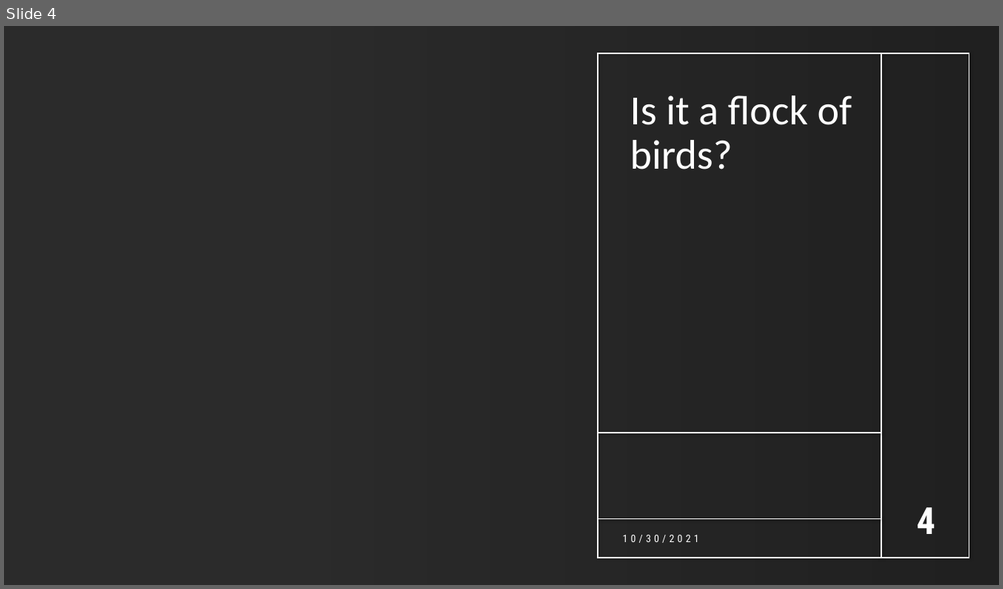
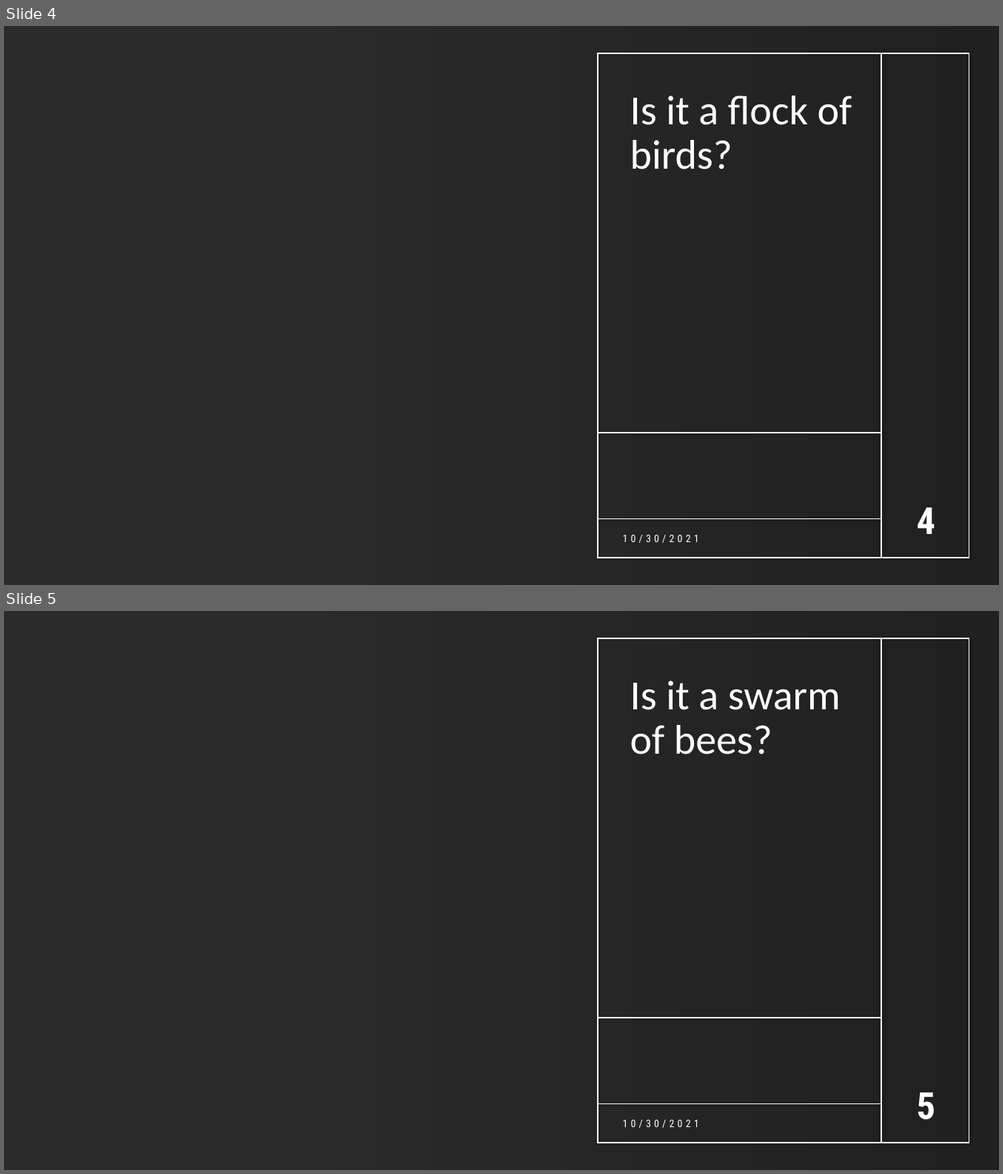
Before and after one commit to MerrionComputing/Presentations, a slide deck: Your system is an animal.pptx. Shown one above the other, each under a label of ours: slide 4 before the commit, slides 4 and 5 after it. The pictures are 1003x589 and 1003x1174 pixels, drawn with LibreOffice and Linux fonts; fonts in the diff are those of the drawing; background and template pictures are left out; a plain dark background stands for a picture behind light text. Boxes give left, top, right and bottom in pixels: in the first picture for what was removed or moved away, otherwise in the second. Text is boxed around its words. In the diff, an @@ line names an element or a change of style, - is before the commit and + after.

Commit message:
Added closing slide

```diff
--- a/Your system is an animal.pptx
+++ b/Your system is an animal.pptx
@@ slide 5 added at (4, 611, 999, 1170), background picture (left out) @@
@@ rectangle added at (4, 611, 999, 1170), fill #FFFFFF @@
@@ rectangle added at (327, 611, 999, 1170), fill gradient #000000 @@
@@ rectangle added at (598, 638, 969, 1144), outline #FFFFFF 1 pt @@
@@ line added from (881, 638) to (881, 1143), #FFFFFF 1 pt @@
@@ title added at (630, 681, 840, 755), 40 pt, text #FFFFFF @@
+Is it a swarm of bees?
@@ line added from (598, 1019) to (881, 1019), #FFFFFF 1 pt @@
@@ page number added at (916, 1093, 935, 1120), 36 pt, text #FFFFFF, bold @@
+5
@@ line added from (598, 1104) to (881, 1104), #FFFFFF 1 pt @@
@@ text added at (623, 1120, 699, 1128), 10 pt, text #FFFFFF @@
+10/30/2021
```
